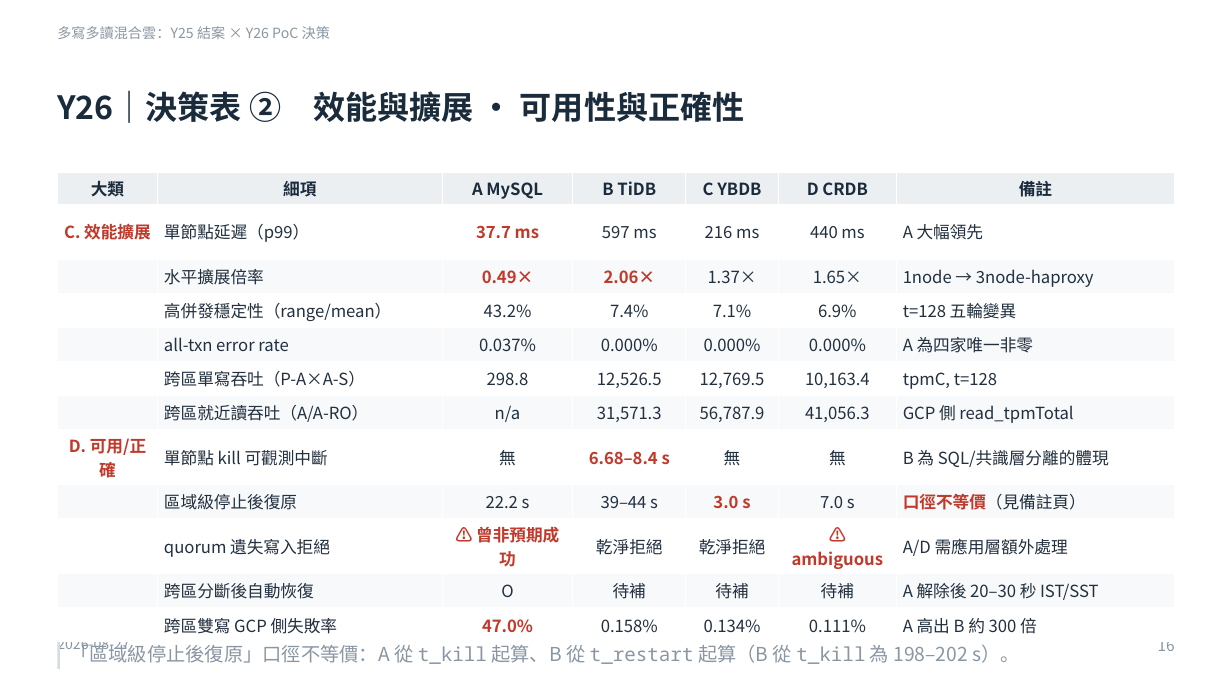
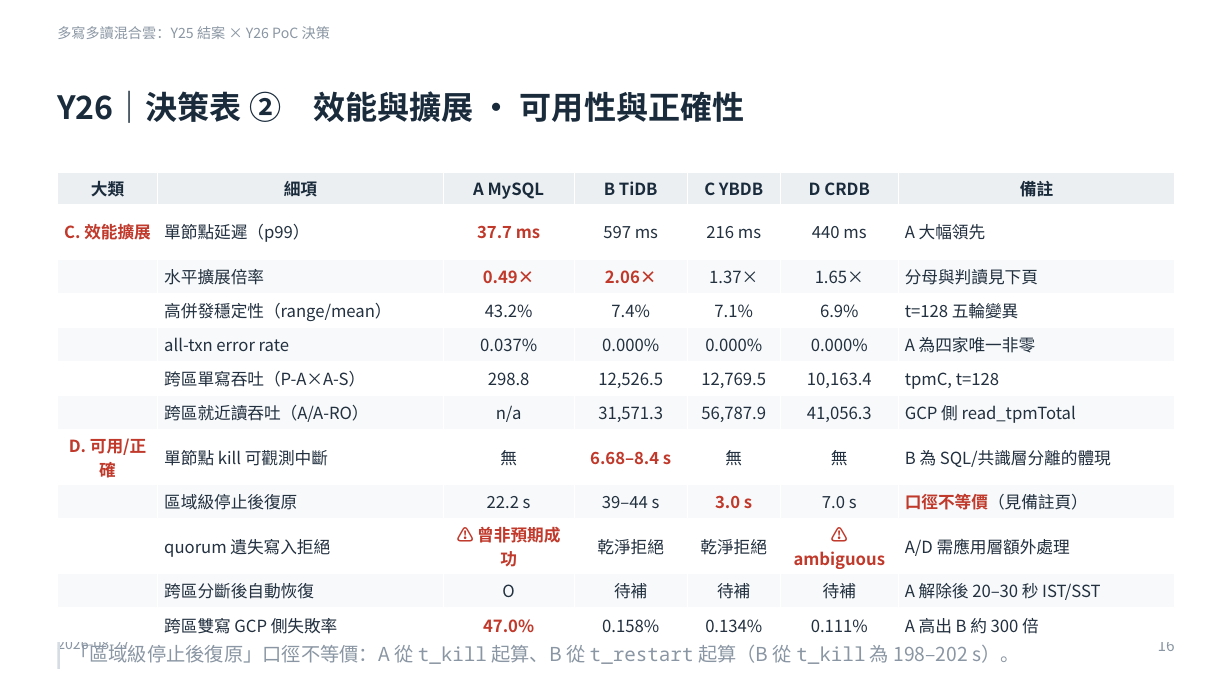
Before and after one commit to heavenruler/dba_career, a slide deck: slide 16 of poc/refresh/0827_slide.pptx. Drawn at 1232x693 pixels with LibreOffice and Linux fonts; fonts in the diff are those of the drawing. Boxes give left, top, right and bottom in pixels: in the first picture for what was removed or moved away, otherwise in the second. Text is boxed around its words. In the diff, an @@ line names an element or a change of style, - is before the commit and + after.

```diff
--- a/poc/refresh/0827_slide.pptx
+++ b/poc/refresh/0827_slide.pptx
@@ table at [57, 173, 1177, 638] @@
-row 3, column 7: 1node → 3node-haproxy
+row 3, column 7: 分母與判讀見下頁
```
Also in this commit, not shown: 20 other slides changed, 2 slides added, 2 other files.
